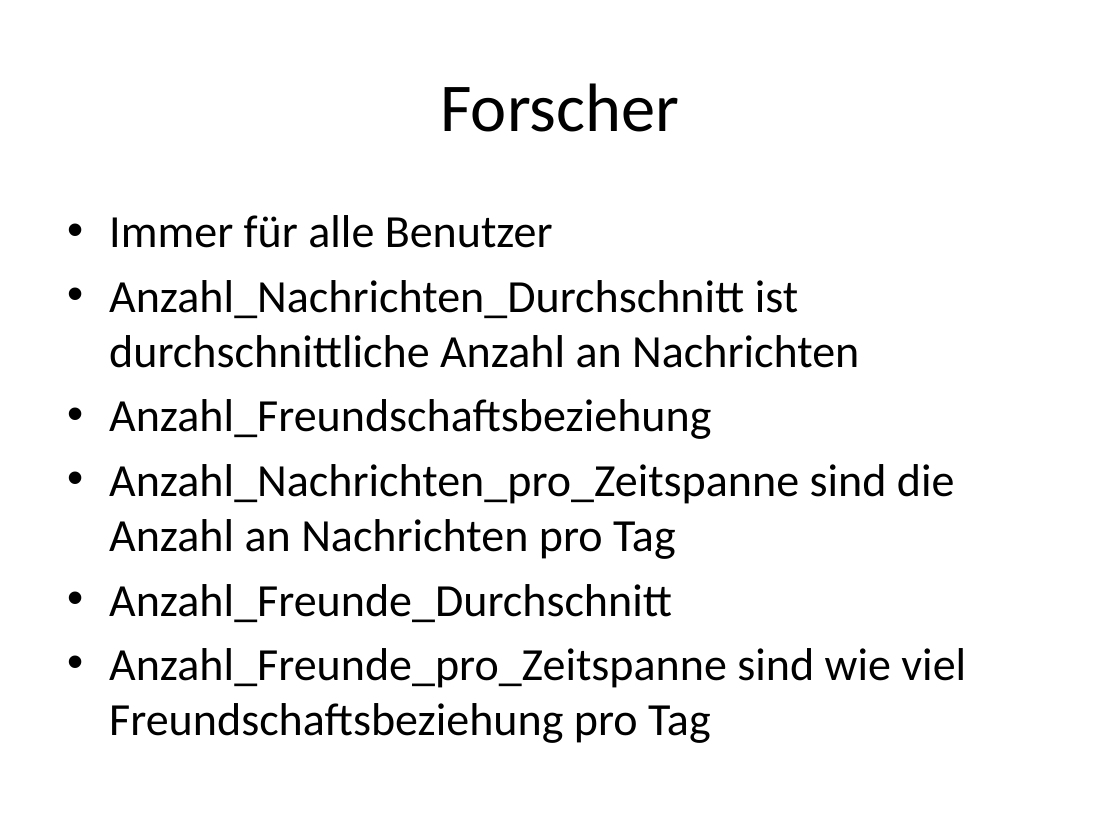
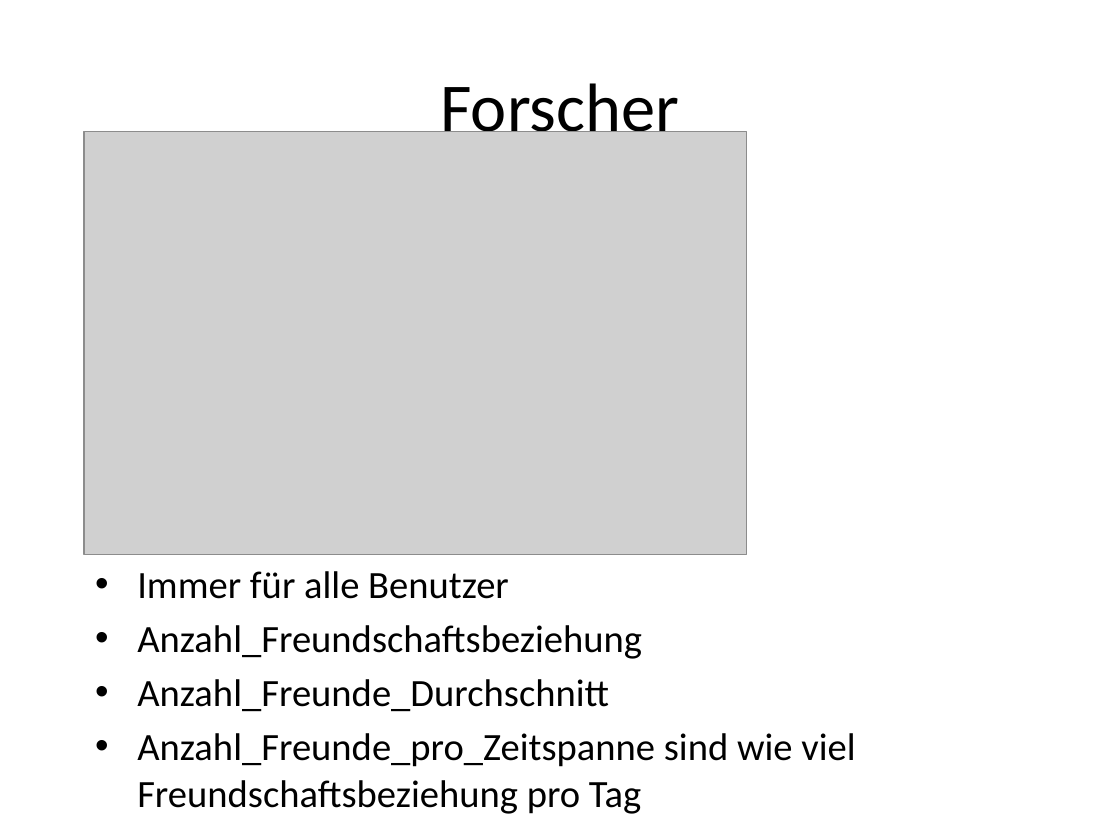
Before and after one commit to Misurecp94/SWE_SocialNetwork, a slide deck: slide 9 of Präsentationen/SocialNetwork_BlueCouch_Präsentation_v0.9.pptx (slide 7 before the commit). Drawn at 1120x840 pixels with LibreOffice and Linux fonts; fonts in the diff are those of the drawing; grey boxes stand for pictures. Boxes give left, top, right and bottom in pixels: in the first picture for what was removed or moved away, otherwise in the second. Text is boxed around its words. In the diff, an @@ line names an element or a change of style, - is before the commit and + after.

```diff
--- a/Präsentationen/SocialNetwork_BlueCouch_Präsentation_v0.9.pptx
+++ b/Präsentationen/SocialNetwork_BlueCouch_Präsentation_v0.9.pptx
@@ picture added at [84,132,747,556] @@
@@ text at [109,280,859,368]: paragraph removed @@
-• Anzahl_Nachrichten_Durchschnitt ist durchschnittliche Anzahl an Nachrichten
@@ text at [109,464,955,559]: paragraph removed @@
-• Anzahl_Nachrichten_pro_Zeitspanne sind die Anzahl an Nachrichten pro Tag
@@ text "Immer für alle Benutzer": place and size @@
-text "Immer für alle Benutzer" at [109,215,966,743]
+text "Immer für alle Benutzer" at [137,571,855,814]
@@ text "Immer für alle Benutzer" at [137,571,855,814]: size 29.6 to 24.8 pt @@
```
Also in this commit, not shown: 6 other slides changed, 2 slides added.
